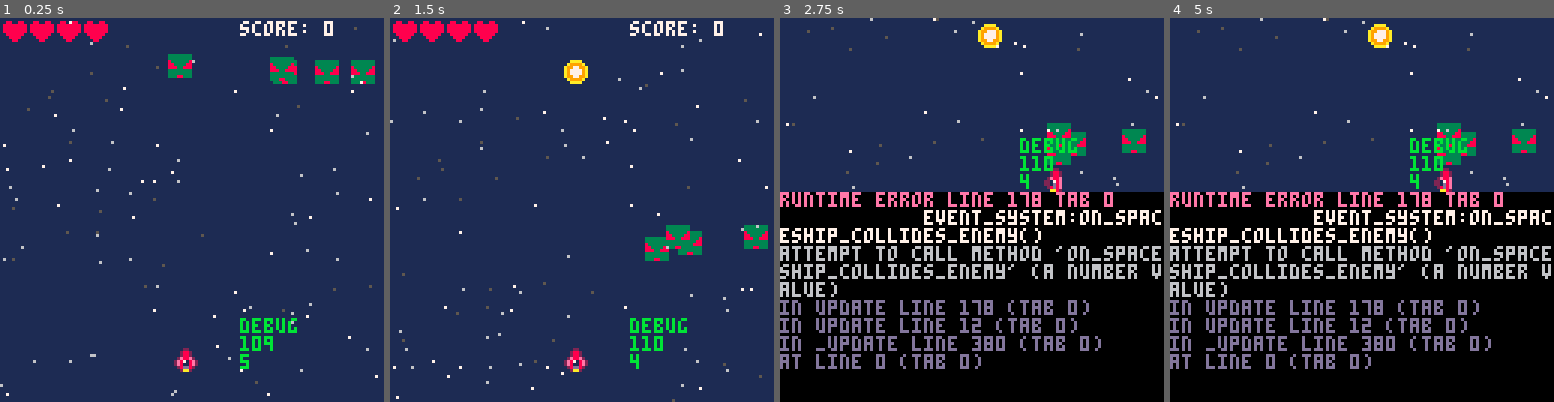
Above: before the commit, frames 1-4 (left to right).
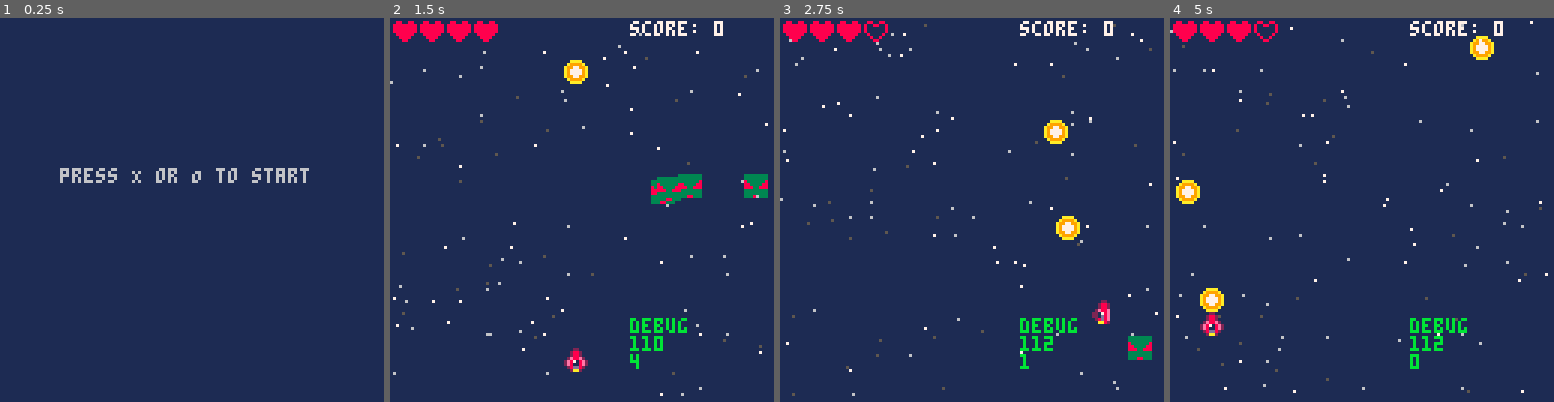
Above: after the commit, the same moments.

Repository: chihirotange/pico8
Game: PICO-8 cartridge shmup/main.p8
Two runs of this game, one before a commit and one after it. Both use one fixed random seed, a clock stepped at 60 frames per second and the inputs below.
Inputs:
- Up to frame 1 (0.25 s): no input
- Up to frame 2 (1.5 s): tap X (X key) at 0.33, 1.07 s; tap O (Z key) at 0.7 s
- Up to frame 3 (2.75 s): hold Right 1.6-2.1 s; tap O (Z key) at 1.7, 2.1, 2.5 s; tap X (X key) at 1.85 s; hold Up 2.15-2.42 s; hold Right from 2.47 s (still down)
- Up to frame 4 (5 s): tap O (Z key) every 0.4 s from 2.9 to 4.9 s; tap X (X key) at 2.97, 4.08 s; release Right at 3.03 s; hold Left 3.08-3.58 s; hold Down 3.63-3.97 s; hold Right 4.02-4.68 s; hold Up from 4.73 s (still down)

The runs differ from the first frame. In frame 1, 5.3% of the frame differs, in the area x 0-99%, y 0-99%; in frame 2, 3.8%; in frame 3, 59%; in frame 4, 59%, in the area x 0-100%, y 0-100%.
Error before the commit: runtime error line 178 tab 0; event_system:on_spaceship_collides_enemy(); attempt to call method 'on_spaceship_collides_enemy' (a number value)

Commit message:
added game state and screens

Diff:
--- a/shmup/enemy.lua
+++ b/shmup/enemy.lua
@@ -17,11 +17,12 @@
         y += rnd() + 1
         x += (rnd() - 0.5) * 3
         -- destroy enemy logics
-        if col(_ENV, spaceship) then
-            event_system:on_spaceship_collides_enemy()
-            _ENV:_reset(rnd(120), 1)
+        if (col(_ENV, spaceship)) then
+            _ENV:destroy()
+            event_system:fire_event({
+                event_id = event_system.on_spaceship_collides_enemy
+            })
         end
-
         if y > 120 then
             _ENV:destroy()
         end
--- a/shmup/gamestate.lua
+++ b/shmup/gamestate.lua
@@ -0,0 +1,34 @@
+gamestate = {
+    -- is_abstract = false,
+    current_state = "start",
+    update = function(self)
+        if self.current_state == "game" then
+            entities:update()
+        elseif self.current_state == "start" then
+            if btn(4) or btn(5) then
+                self.current_state = "game"
+            end
+        elseif self.current_state == "end" then
+            if btn(4) or btn(5) then
+                self.current_state = "start"
+            end
+        end
+    end,
+    draw = function(self)
+        if self.current_state == "game" then
+            cls(1)
+            entities:draw()
+            debug(80,100,
+            {
+                count(entities.entities_update_list),
+                count(all_enemies)
+            })
+        elseif self.current_state == "start" then
+            cls(1)
+            print("press X or O to start", 20, 50)
+        elseif self.current_state == "end" then
+            cls(1)
+            print("game over", 40, 50)
+        end
+    end,
+}
--- a/shmup/main.p8
+++ b/shmup/main.p8
@@ -12,9 +12,11 @@
 #include player.lua
 #include spaceship.lua
 #include ui.lua
+
 #include sound.lua
 
 #include shmup.lua
+#include gamestate.lua
 
 -- #include test.lua
 __gfx__
--- a/shmup/oop/oop.lua
+++ b/shmup/oop/oop.lua
@@ -1,3 +1,4 @@
+global = _ENV
 entities = {
     entities_update_list = {},
     entities_draw_list = {},
--- a/shmup/player.lua
+++ b/shmup/player.lua
@@ -3,12 +3,9 @@
     max_lives = 4,
     current_lives = 4,
     score = 0,
-    on_spaceship_collides_enemy = function(_ENV)
-        current_lives -= 1
-    end,
-    on_bullet_collide_enemy = function(_ENV)
-        printh("in player")
-        score += 1000
-        printh(score)
+    on_event_received = function(_ENV, tbl)
+        if tbl.event_id == event_system.on_spaceship_collides_enemy then
+            current_lives -= 1
+        end
     end
 })
--- a/shmup/shmup.lua
+++ b/shmup/shmup.lua
@@ -24,14 +24,9 @@
 end
 
 function _update()
-    entities:update()
+    gamestate:update()
 end
 
 function _draw()
-    cls(1)
-    entities:draw()
-    debug(80,100, {
-        count(entities.entities_update_list),
-        count(all_enemies)
-})
+    gamestate:draw()
 end
